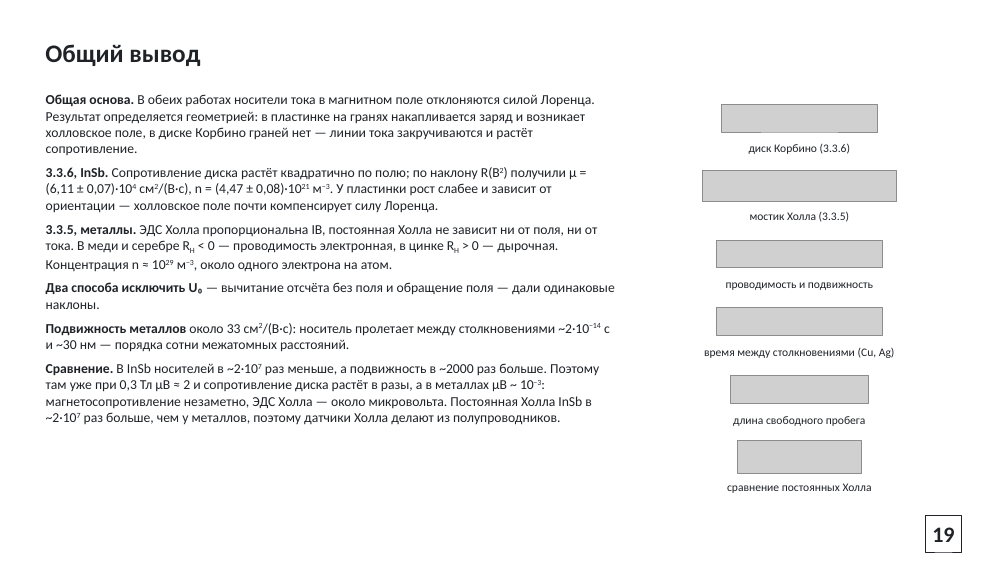
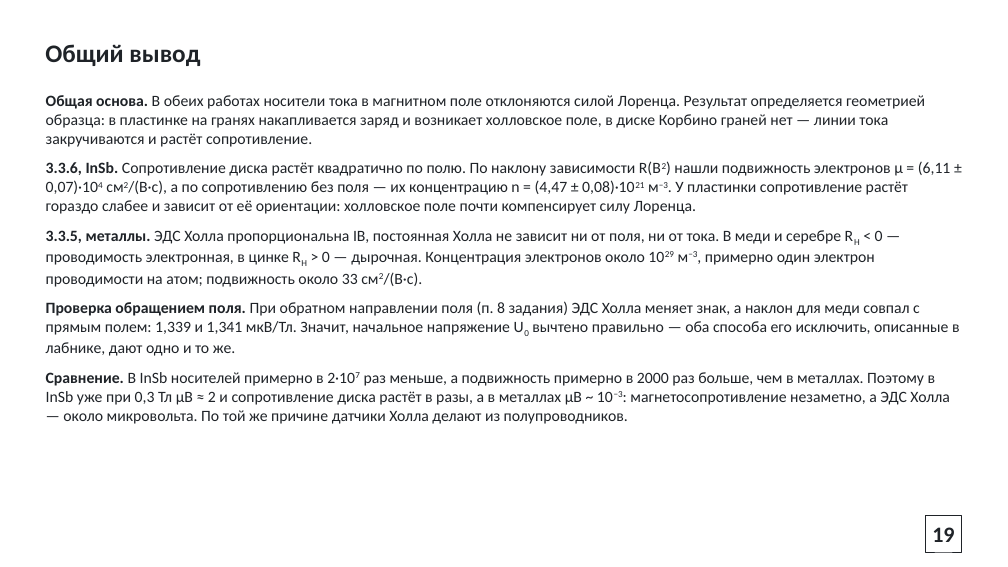
Before and after one commit to Kredos9107/zxc, a slide deck: slide 19 of labs/2 курс/3.3.5/3.3.6 + 3.3.5 Магнетосопротивление и эффект Холла.pptx. Drawn at 1008x567 pixels with LibreOffice and Linux fonts; fonts in the diff are those of the drawing; grey boxes stand for pictures. Boxes give left, top, right and bottom in pixels: in the first picture for what was removed or moved away, otherwise in the second. Text is boxed around its words. In the diff, an @@ line names an element or a change of style, - is before the commit and + after.

```diff
--- a/labs/2 курс/3.3.5/3.3.6 + 3.3.5 Магнетосопротивление и эффект Холла.pptx
+++ b/labs/2 курс/3.3.5/3.3.6 + 3.3.5 Магнетосопротивление и эффект Холла.pptx
@@ text at bbox=[46, 95, 960, 424]: text changed; size 13 to 15 pt @@
-Общая основа. В обеих работах носители тока в магнитном поле отклоняются силой Лоренца. Результат определяется геометрией: в пластинке на гранях накапливается заряд и возникает холловское поле, в диске Корбино граней нет — линии тока закручиваются и растёт сопротивление.
-3.3.6, InSb. Сопротивление диска растёт квадратично по полю; по наклону R(B2) получили μ = (6,11 ± 0,07)·104 см2/(В·с), n = (4,47 ± 0,08)·1021 м−3. У пластинки рост слабее и зависит от ориентации — холловское поле почти компенсирует силу Лоренца.
-3.3.5, металлы. ЭДС Холла пропорциональна IB, постоянная Холла не зависит ни от поля, ни от тока. В меди и серебре RH < 0 — проводимость электронная, в цинке RH > 0 — дырочная. Концентрация n ≈ 1029 м−3, около одного электрона на атом.
-Два способа исключить U₀ — вычитание отсчёта без поля и обращение поля — дали одинаковые наклоны.
-Подвижность металлов около 33 см2/(В·с): носитель пролетает между столкновениями ~2·10−14 с и ~30 нм — порядка сотни межатомных расстояний.
-Сравнение. В InSb носителей в ~2·107 раз меньше, а подвижность в ~2000 раз больше. Поэтому там уже при 0,3 Тл μB ≈ 2 и сопротивление диска растёт в разы, а в металлах μB ~ 10−3: магнетосопротивление незаметно, ЭДС Холла — около микровольта. Постоянная Холла InSb в ~2·107 раз больше, чем у металлов, поэтому датчики Холла делают из полупроводников.
+Общая основа. В обеих работах носители тока в магнитном поле отклоняются силой Лоренца. Результат определяется геометрией образца: в пластинке на гранях накапливается заряд и возникает холловское поле, в диске Корбино граней нет — линии тока закручиваются и растёт сопротивление.
+3.3.6, InSb. Сопротивление диска растёт квадратично по полю. По наклону зависимости R(B2) нашли подвижность электронов μ = (6,11 ± 0,07)·104 см2/(В·с), а по сопротивлению без поля — их концентрацию n = (4,47 ± 0,08)·1021 м−3. У пластинки сопротивление растёт гораздо слабее и зависит от её ориентации: холловское поле почти компенсирует силу Лоренца.
+3.3.5, металлы. ЭДС Холла пропорциональна IB, постоянная Холла не зависит ни от поля, ни от тока. В меди и серебре RH < 0 — проводимость электронная, в цинке RH > 0 — дырочная. Концентрация электронов около 1029 м−3, примерно один электрон проводимости на атом; подвижность около 33 см2/(В·с).
+Проверка обращением поля. При обратном направлении поля (п. 8 задания) ЭДС Холла меняет знак, а наклон для меди совпал с прямым полем: 1,339 и 1,341 мкВ/Тл. Значит, начальное напряжение U0 вычтено правильно — оба способа его исключить, описанные в лабнике, дают одно и то же.
+Сравнение. В InSb носителей примерно в 2·107 раз меньше, а подвижность примерно в 2000 раз больше, чем в металлах. Поэтому в InSb уже при 0,3 Тл μB ≈ 2 и сопротивление диска растёт в разы, а в металлах μB ~ 10−3: магнетосопротивление незаметно, а ЭДС Холла — около микровольта. По той же причине датчики Холла делают из полупроводников.
@@ picture removed at bbox=[721, 104, 878, 132] @@
@@ text removed at bbox=[749, 143, 850, 154] @@
-диск Корбино (3.3.6)
@@ picture removed at bbox=[703, 170, 897, 201] @@
@@ text removed at bbox=[750, 211, 849, 222] @@
-мостик Холла (3.3.5)
@@ picture removed at bbox=[717, 240, 882, 267] @@
@@ text removed at bbox=[726, 282, 873, 290] @@
-проводимость и подвижность
@@ picture removed at bbox=[717, 308, 883, 337] @@
@@ text removed at bbox=[704, 347, 895, 358] @@
-время между столкновениями (Cu, Ag)
@@ picture removed at bbox=[731, 376, 869, 403] @@
@@ text removed at bbox=[733, 416, 866, 426] @@
-длина свободного пробега
@@ picture removed at bbox=[738, 441, 861, 473] @@
@@ text removed at bbox=[727, 483, 872, 493] @@
-сравнение постоянных Холла
```
Also in this commit, not shown: 8 other slides changed.
